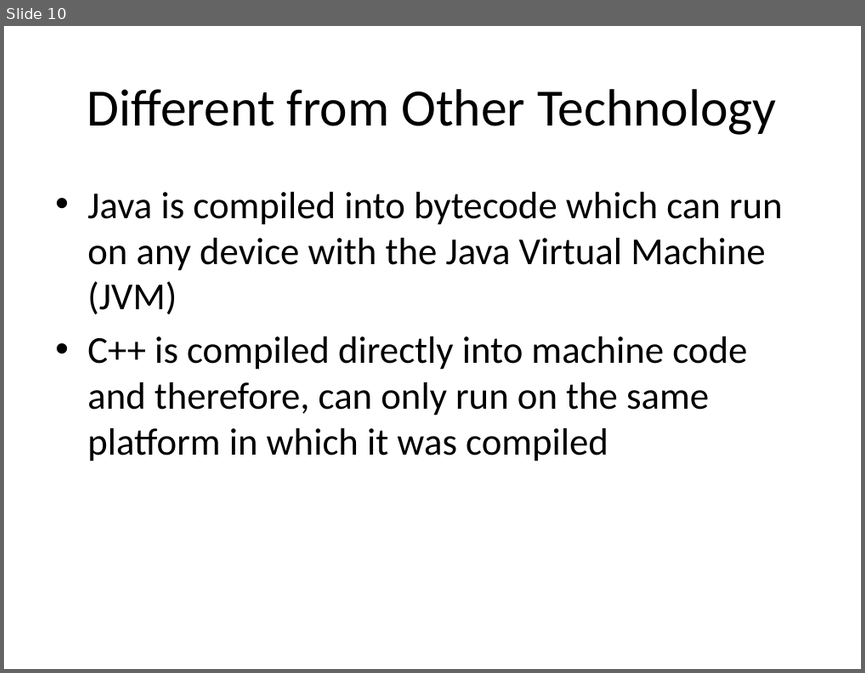
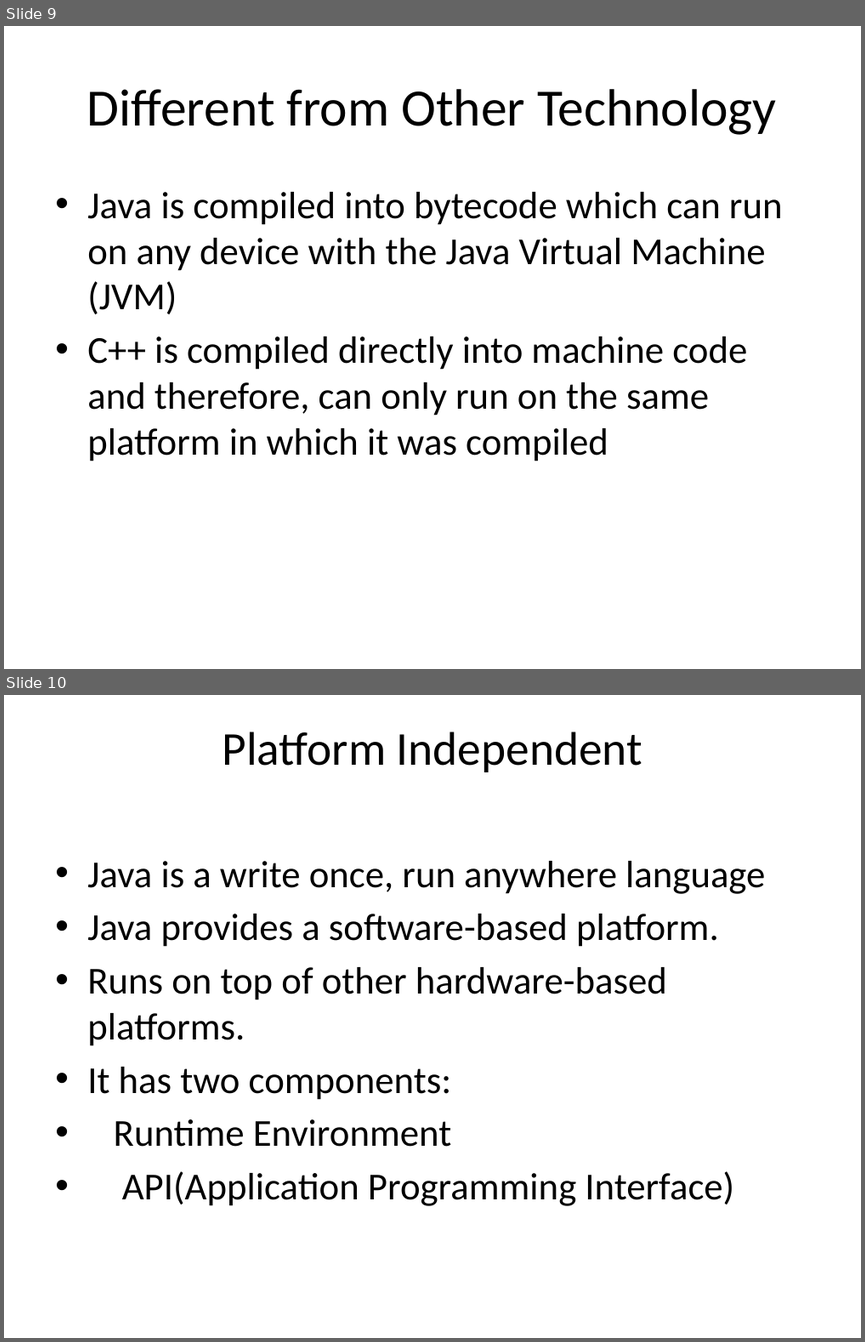
Before and after one commit to Venkivalient/JavaCourse, a slide deck: Java Course.pptx. Shown one above the other, each under a label of ours: slide 10 before the commit, slides 9 and 10 after it. The pictures are 865x673 and 865x1342 pixels, drawn with LibreOffice and Linux fonts; fonts in the diff are those of the drawing. Boxes give left, top, right and bottom in pixels: in the first picture for what was removed or moved away, otherwise in the second. Text is boxed around its words. In the diff, an @@ line names an element or a change of style, - is before the commit and + after.

```diff
--- a/Java Course.pptx
+++ b/Java Course.pptx
@@ slide 10 added at (x1=4, y1=695, x2=861, y2=1338), background #FFFFFF @@
@@ title added at (x1=222, y1=732, x2=642, y2=772), 39.6 pt, text #000000 @@
+Platform Independent
@@ text added at (x1=87, y1=861, x2=765, y2=1206), 32 pt, text #000000 @@
+• Java is a write once, run anywhere language
+• Java provides a software-based platform.
+• Runs on top of other hardware-based platforms.
+• It has two components:
+• Runtime Environment
+• API(Application Programming Interface)
@@ what was slide 10 is now slide 9 @@
```
Also in this commit, not shown: 8 other slides added, 3 slides removed.
